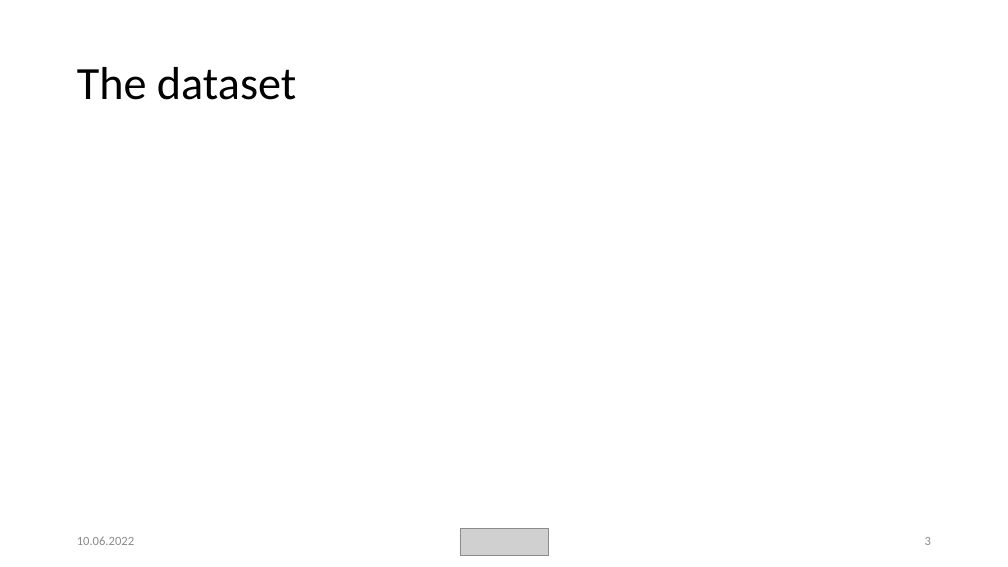
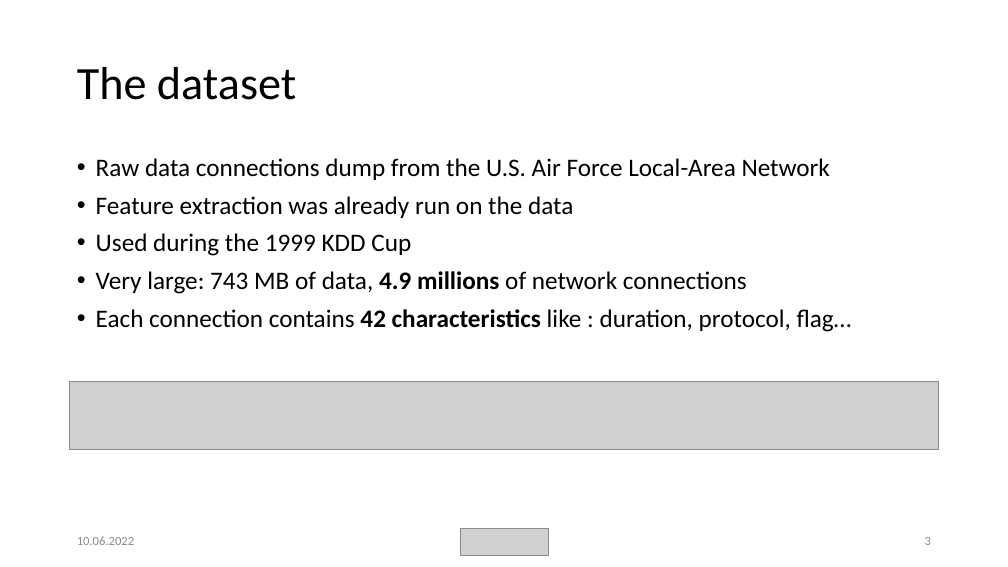
Before and after one commit to weevood/MA-BDA_Project, a slide deck: slide 3 of Documentation/Anomaly-Detection-in-Network-Traffic-with-K-means-Clustering.pptx. Drawn at 1008x567 pixels with LibreOffice and Linux fonts; fonts in the diff are those of the drawing; grey boxes stand for pictures. Boxes give left, top, right and bottom in pixels: in the first picture for what was removed or moved away, otherwise in the second. Text is boxed around its words. In the diff, an @@ line names an element or a change of style, - is before the commit and + after.

```diff
--- a/Documentation/Anomaly-Detection-in-Network-Traffic-with-K-means-Clustering.pptx
+++ b/Documentation/Anomaly-Detection-in-Network-Traffic-with-K-means-Clustering.pptx
@@ text added at bbox=[96, 158, 852, 332], 24 pt, text #000000 @@
+• Raw data connections dump from the U.S. Air Force Local-Area Network
+• Feature extraction was already run on the data
+• Used during the 1999 KDD Cup
+• Very large: 743 MB of data, 4.9 millions of network connections
+• Each connection contains 42 characteristics like : duration, protocol, flag…
@@ picture added at bbox=[70, 381, 939, 450] @@
```
Also in this commit, not shown: 3 slides added, 1 other file.
